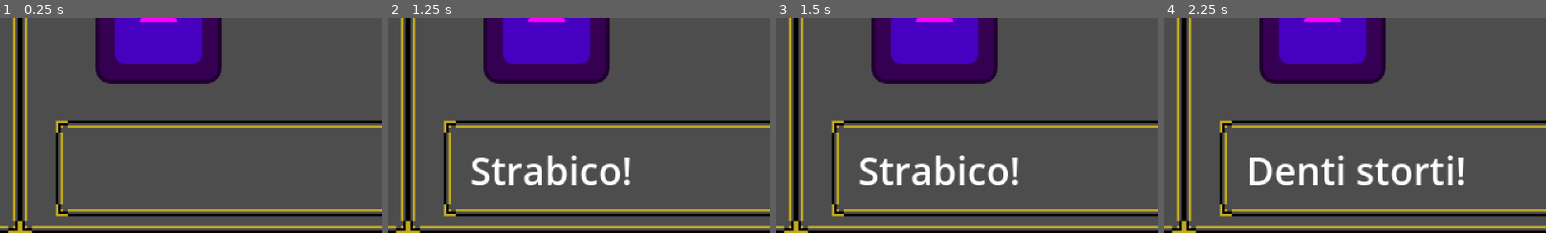
Above: before the commit, frames 1-4 (left to right).
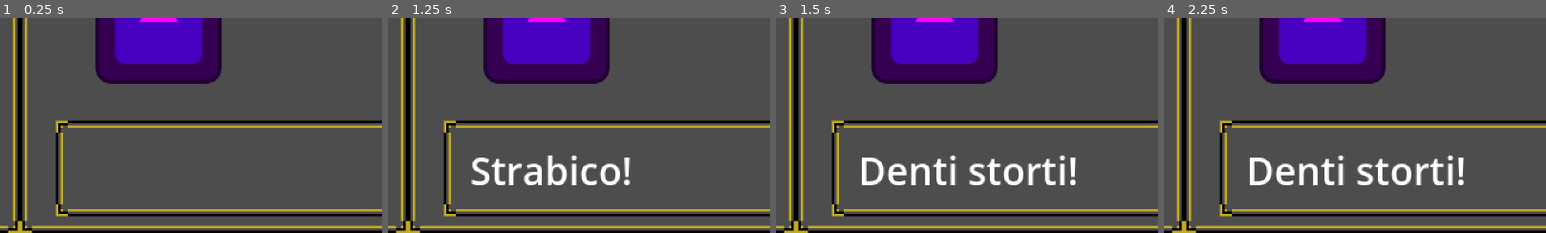
Above: after the commit, the same moments.

Repository: Kevin-Aluth/project-sasaki
Game: Godot game, scene res://scenes/dating_sim.tscn
The game is run twice, just before and just after one commit, with the same random seed, the same clock (stepped at 60 frames per second) and the same inputs. This scene is started directly instead of the project's main scene. The engine's default icon, where the game draws it, is replaced by a stand-in: a white triangle on a blue panel in a dark square.
Inputs (mouse positions are % of the whole screen's width and height, from its top left):
- Up to frame 1 (0.25 s): no input
- Up to frame 2 (1.25 s): tap Enter at 0.5 s; move the mouse to (12, 44) at 0.52 s; press the mouse at (12, 44) at 0.53 s; hold D (right) from 0.53 s (still down); tap Up (ui_up) at 0.77 s
- Up to frame 3 (1.5 s): keep holding D (right); move the mouse to (19, 58) at 1.27 s; release the mouse at (19, 58) at 1.28 s; tap Z (attack) at 1.35 s; click (19, 58) at 1.42 s
- Up to frame 4 (2.25 s): tap Up (ui_up) at 1.52 s; click (19, 58) at 2 s; move the mouse to (60, 28) at 2.02 s; release D (right) at 2.03 s; hold A (left) from 2.03 s (still down); tap E (interact) at 2.1 s; click (60, 28) at 2.17 s
The pictures show only the part of the screen within x 32-82%, y 50-100%; the shares and areas given below are measured in that part.

Frames 1-2 are identical in both runs. In frame 3, 3.4% of the frame differs, in the area x 21-79%, y 64-78%; in frame 4, nothing differs.

Commit message:
Addressed overlapping DatingSimAreas issue and added comments to improve readability

Diff:
--- a/scenes/enemy_dating_sim_closeup.tscn
+++ b/scenes/enemy_dating_sim_closeup.tscn
@@ -24,14 +24,22 @@
 text_line = "Strabico!"
 
 [node name="CollisionShape2D" type="CollisionShape2D" parent="DatingSimArea" unique_id=911387453]
-position = Vector2(0, 0.5)
 shape = SubResource("RectangleShape2D_5g1q0")
 
 [node name="DatingSimArea2" type="Area2D" parent="." unique_id=642388694]
+position = Vector2(62, 102)
 script = ExtResource("3_wvh3h")
 text_line = "Denti storti!"
 metadata/_custom_type_script = "uid://dwxh1th2edjmb"
 
 [node name="CollisionShape2D" type="CollisionShape2D" parent="DatingSimArea2" unique_id=1265062590]
-position = Vector2(62, 104)
 shape = SubResource("RectangleShape2D_g4v7s")
+
+[node name="DatingSimArea3" type="Area2D" parent="." unique_id=304537414]
+position = Vector2(54, 94)
+script = ExtResource("3_wvh3h")
+text_line = "Prova"
+metadata/_custom_type_script = "uid://dwxh1th2edjmb"
+
+[node name="CollisionShape2D" type="CollisionShape2D" parent="DatingSimArea3" unique_id=1890192177]
+shape = SubResource("RectangleShape2D_g4v7s")
--- a/scripts/dating_sim.gd
+++ b/scripts/dating_sim.gd
@@ -3,6 +3,8 @@
 @onready var label = $Label
 @onready var enemy_sprite_origin = $EnemySpriteOrigin
 
+@export_category("Enemy")
+##Enemy Resource
 @export var enemy: EnemyResource = null
 
 
@@ -10,9 +12,13 @@
 # Called when the node enters the scene tree for the first time.
 func _ready() -> void:
 	if enemy:
+		#Instantiate the left side of the dating sim section and connect its signals
 		var instance = enemy.enemy_dating_sim_closeup_scene.instantiate()
 		instance.area_clicked.connect(_on_area_clicked)
 		add_child(instance)
+
+		#Creates the enemy sprite on the right side of the dating sim section. Gets the Texture2D from the EnemyResource.
+		#Scale is temporary as the placeholder sprite is too big
 		var enemy_sprite = Sprite2D.new()
 		enemy_sprite.texture = enemy.full_enemy_sprite
 		enemy_sprite.scale = Vector2(0.4, 0.4)
@@ -20,6 +26,7 @@
 
 # Called every frame. 'delta' is the elapsed time since the previous frame.
 func _process(delta: float) -> void:
+	#Possible zoom shader. It sets the shader's position to the mouse's position every frame
 	$Control.position = get_viewport().get_mouse_position()
 
 func _on_area_clicked(dialogue: String) -> void:
--- a/scripts/dating_sim_area.gd
+++ b/scripts/dating_sim_area.gd
@@ -1,4 +1,5 @@
 class_name DatingSimArea
 extends Area2D
 
+#Dialogue line to show when being clicked
 @export var text_line: String
--- a/scripts/enemy_dating_sim_closeup.gd
+++ b/scripts/enemy_dating_sim_closeup.gd
@@ -1,14 +1,18 @@
 class_name EnemyDatingSimManager
 extends Node2D
 
+#Array of DatingSimArea Area2Ds
+var dating_areas: Array[DatingSimArea]
 
-var dating_areas: Array[DatingSimArea]
+#If the mouse goes on the CollisionShape2D the parent DatingSimArea Area2D gets saved here
 var active_area: DatingSimArea = null
 
 signal area_clicked(dialogue: String)
 
 # Called when the node enters the scene tree for the first time.
 func _ready() -> void:
+	#Saving all DatingSimArea Area2Ds in the dating_areas array and connecting the mouse_entered and mouse_exited signals.
+	#Should be sorted top to bottom in the inspector list
 	dating_areas.append_array(find_children("*", "DatingSimArea"))
 	for area in dating_areas:
 		area.mouse_entered.connect(_on_area_mouse_entered.bind(area))
@@ -19,9 +23,15 @@
 	active_area = area
 	print(area)
 
+
 func _on_area_mouse_exited(area: DatingSimArea) -> void:
-	active_area = null
+	#When mouse exits a CollisionShape2D child of the current active_area, sets active_area to null
+	#This if prevents an overlapping DatingSimArea overwriting active_area
+	if active_area == area:
+		active_area = null
+
 
 func _input(event: InputEvent) -> void:
+	#Emits signal when active_area is clicked. It sends the dialogue line linked to the active_area as String
 	if event.is_action_pressed("accept") and active_area:
 		area_clicked.emit(active_area.text_line)
--- a/scripts/enemy_resource_script.gd
+++ b/scripts/enemy_resource_script.gd
@@ -1,10 +1,21 @@
 class_name EnemyResource
 extends Resource
 
+##Enemy's name
+@export var enemy_name: String
 
-@export var enemy_name: String
+##Sprite used in the versus interface
 @export var enemy_sprite: Texture2D
+
+##Scene used in the left side of the dating sim
+##In here we should find an EnemyDatingSimManager node, a Sprite2D of the enemy, and DatingSimArea Area2Ds
 @export var enemy_dating_sim_closeup_scene: PackedScene
+
+##Sprite used in the right side of the dating sim
 @export var full_enemy_sprite: Texture2D
+
+##Enemy health, cannot be set under 1.0
 @export_range(1.0, 100.0, 1.0, "or_greater", "hide_control") var enemy_health: float
+
+##Enemy strength, cannot be set under 1, affects the rate at which the Progress bar in the versus interface goes down
 @export_range(1, 100, 1,"or_greater") var enemy_strength: int
Not shown, changed: scripts/enemy_resource_script.gd.uid
